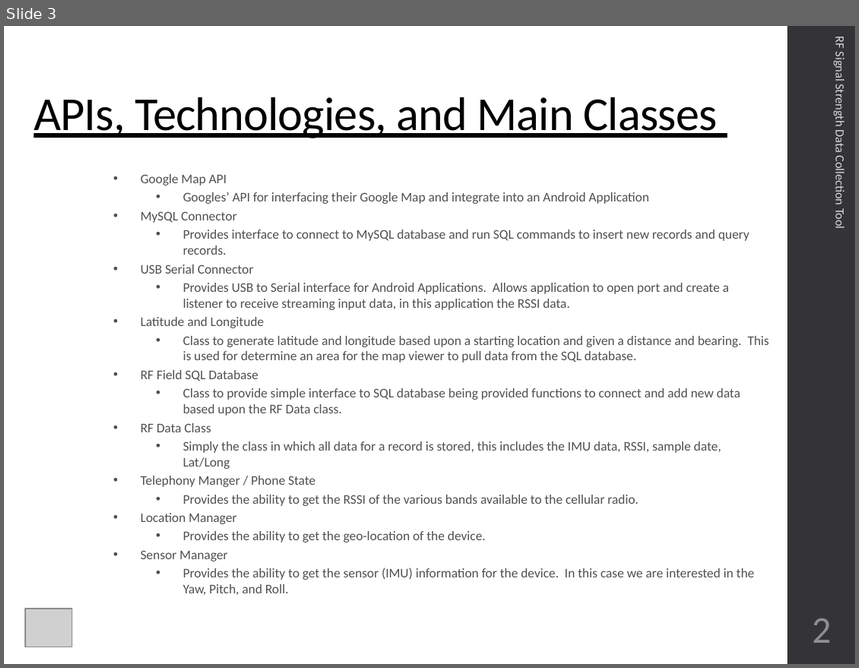
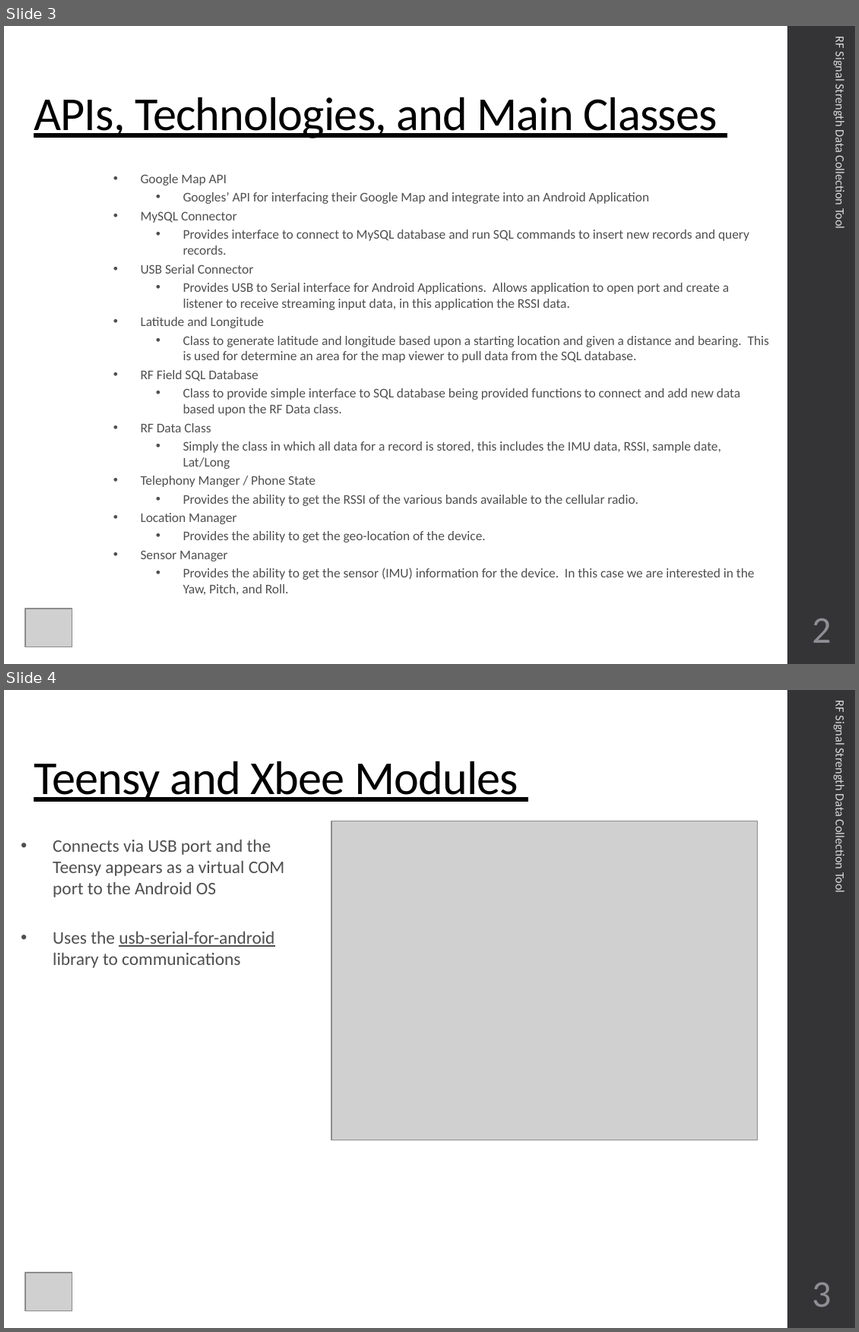
Before and after one commit to CourseReps/ECEN489-Spring2016, a slide deck: Students/johnlusher/Project_3/ECEN689_Project_3_John_Lusher.pptx. Shown one above the other, each under a label of ours: slide 3 before the commit, slides 3 and 4 after it. The pictures are 859x668 and 859x1332 pixels, drawn with LibreOffice and Linux fonts; fonts in the diff are those of the drawing; grey boxes stand for pictures. Boxes give left, top, right and bottom in pixels: in the first picture for what was removed or moved away, otherwise in the second. Text is boxed around its words. In the diff, an @@ line names an element or a change of style, - is before the commit and + after.

```diff
--- a/Students/johnlusher/Project_3/ECEN689_Project_3_John_Lusher.pptx
+++ b/Students/johnlusher/Project_3/ECEN689_Project_3_John_Lusher.pptx
@@ slide 4 added at (4,690,855,1328), background #FFFFFF; not listed: 1 template element that a slide beside it also shows @@
@@ text added at (832,701,848,892), 10.5 pt, text #D9D9DB @@
+RF Signal Strength Data Collection Tool
@@ title added at (34,761,519,802), 40 pt, text #000000, underline @@
+Teensy and Xbee Modules
@@ picture added at (332,821,757,1140) @@
@@ text added at (53,840,285,968), 15 pt, text #4F4F4F @@
+• Connects via USB port and the Teensy appears as a virtual COM port to the Android OS
+• Uses the usb-serial-for-android library to communications
@@ picture added at (25,1273,72,1312) @@
@@ page number added at (812,1283,831,1307), 32 pt, text #8E8E94 @@
+3
```
Also in this commit, not shown: 4 slides changed, 5 other slides added, 1 slide removed, 6 other files.
